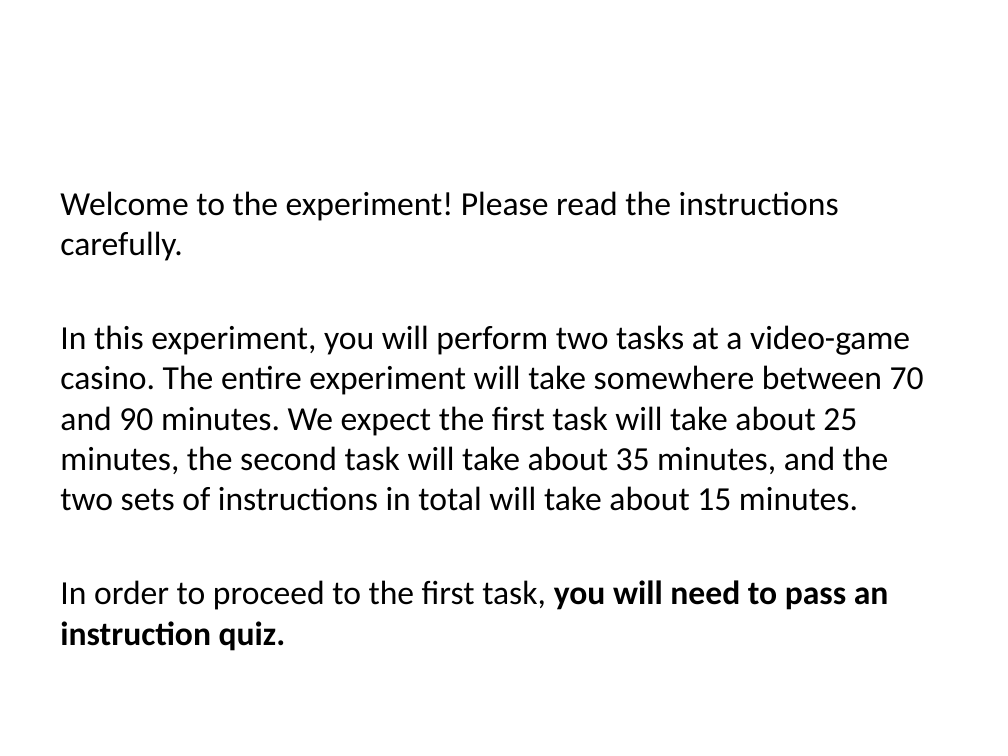
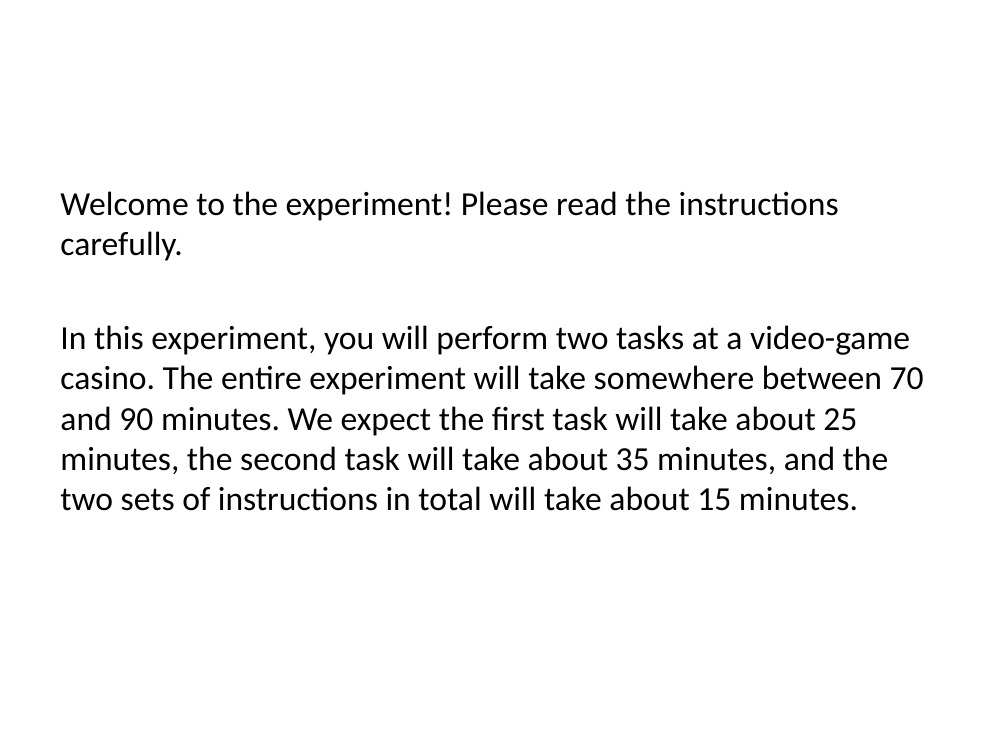
Before and after one commit to evanrussek/Gamble_Task_browser, a slide deck: slide 1 of public/task_ver3/Stimuli/uws_instr_slides_ver2.pptx. Drawn at 1008x756 pixels with LibreOffice and Linux fonts; fonts in the diff are those of the drawing. Boxes give left, top, right and bottom in pixels: in the first picture for what was removed or moved away, otherwise in the second. Text is boxed around its words. In the diff, an @@ line names an element or a change of style, - is before the commit and + after.

```diff
--- a/public/task_ver3/Stimuli/uws_instr_slides_ver2.pptx
+++ b/public/task_ver3/Stimuli/uws_instr_slides_ver2.pptx
@@ text at [60, 580, 889, 651]: paragraph removed @@
-In order to proceed to the first task, you will need to pass an instruction quiz.
```
Also in this commit, not shown: 5 other slides changed, 1 slide added, 4 slides removed, 34 other files.
